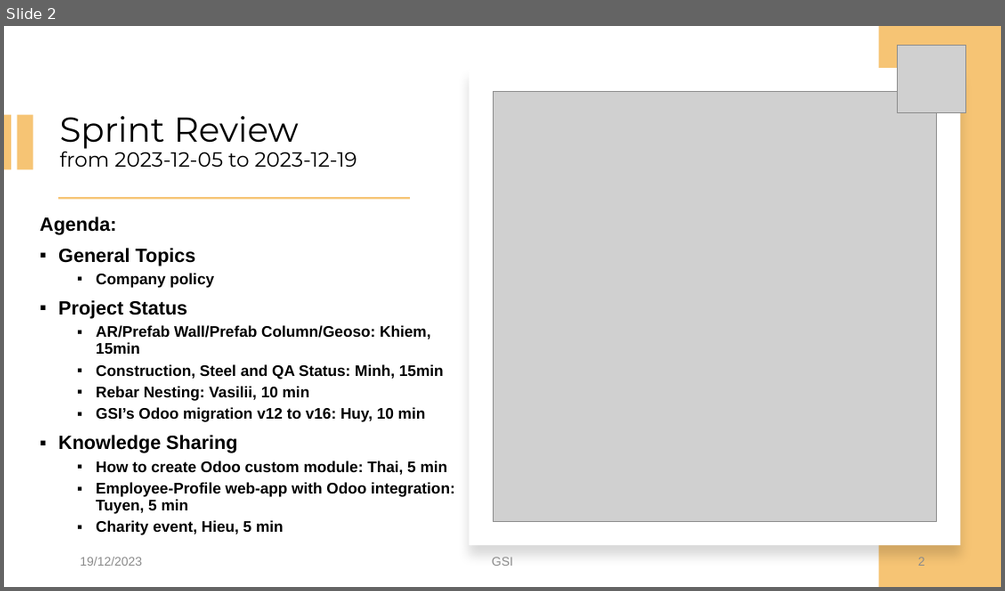
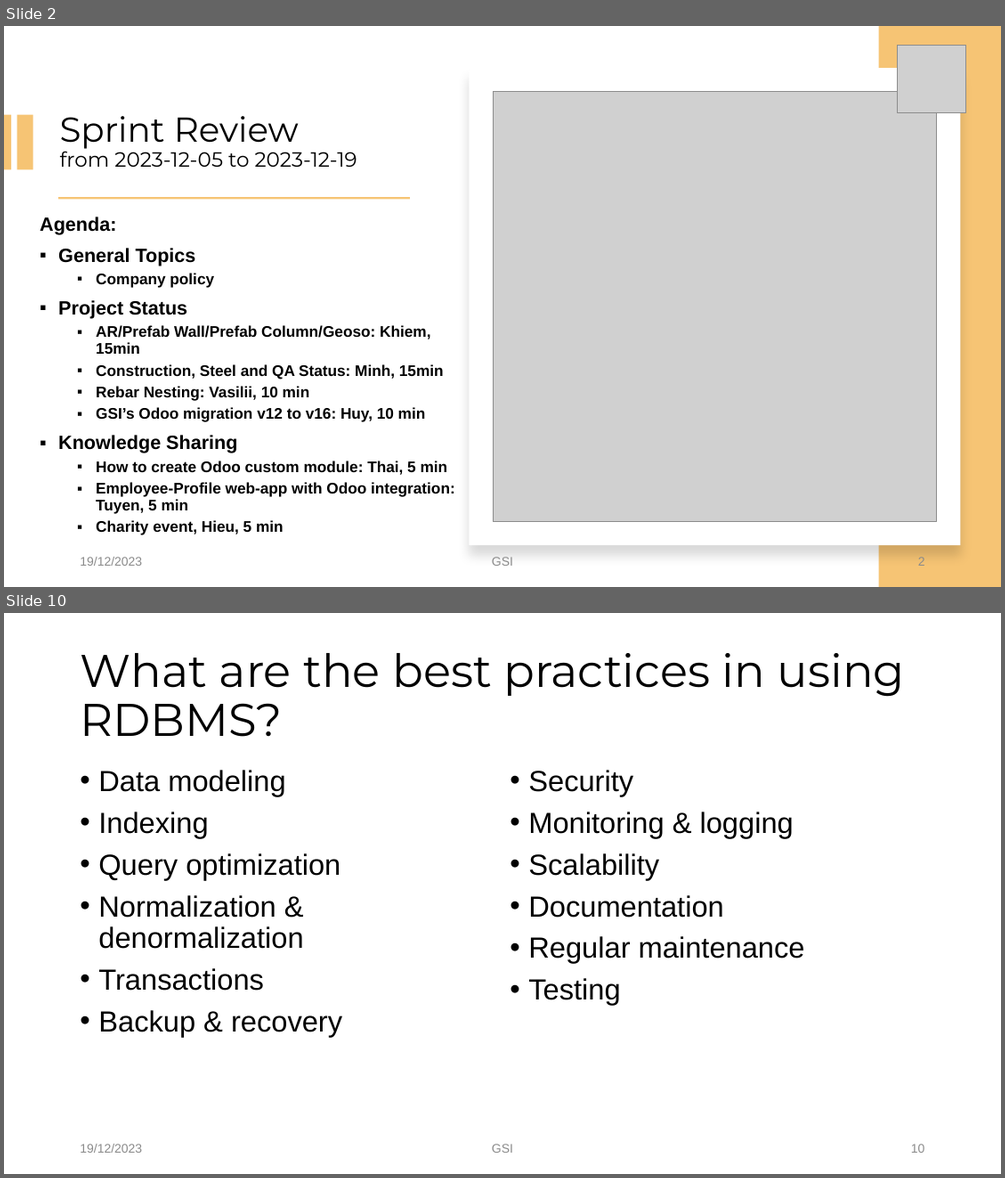
Before and after one commit to Tuyen92/my_bag, a slide deck: sprint.review.20231219_Tuyen.pptx. Shown one above the other, each under a label of ours: slide 2 before the commit, slides 2 and 10 after it; the slides between them are not shown. The pictures are 1005x591 and 1005x1178 pixels, drawn with LibreOffice and Linux fonts; fonts in the diff are those of the drawing; grey boxes stand for pictures; background and template pictures are left out. Boxes give left, top, right and bottom in pixels: in the first picture for what was removed or moved away, otherwise in the second. Text is boxed around its words. In the diff, an @@ line names an element or a change of style, - is before the commit and + after.

Commit message:
RDBMS

```diff
--- a/sprint.review.20231219_Tuyen.pptx
+++ b/sprint.review.20231219_Tuyen.pptx
@@ slide 10 added at bbox=[4, 613, 1001, 1174], background #FFFFFF @@
@@ title added at bbox=[80, 653, 905, 737], 44 pt, text #000000 @@
+What are the best practices in using RDBMS?
@@ text added at bbox=[98, 770, 342, 1037], 28 pt, text #000000 @@
+• Data modeling
+• Indexing
+• Query optimization
+• Normalization & denormalization
+• Transactions
+• Backup & recovery
@@ text added at bbox=[528, 770, 805, 1005], 28 pt, text #000000 @@
+• Security
+• Monitoring & logging
+• Scalability
+• Documentation
+• Regular maintenance
+• Testing
@@ text added at bbox=[80, 1143, 142, 1152], 12 pt, text #8C8C8C @@
+19/12/2023
@@ text added at bbox=[492, 1143, 513, 1152], 12 pt, text #8C8C8C @@
+GSI
@@ page number added at bbox=[911, 1143, 925, 1152], 12 pt, text #8C8C8C @@
+10
```
Also in this commit, not shown: 8 other slides added.
